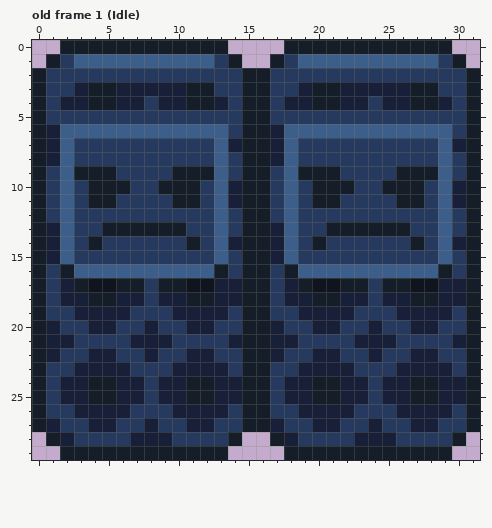
Pixel-art file, stored at Assets/Visual/ASE Sprites/card-blockers.ase. Above: the version before the commit.
32x30 pixels, 15 frames. Shown: old frame 1 (Idle). The commit also changed other frames, which this record leaves out.
And afterwards:
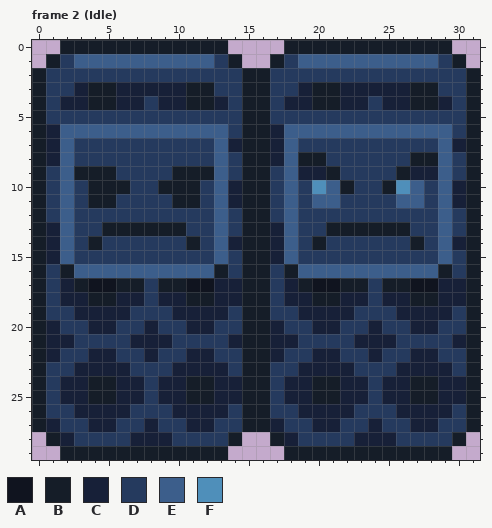
Palette (. is transparent): A #10141f  B #151d28  C #172038  D #253a5e  E #3c5e8b  F #4f8fba
A new or re-ordered frame is compared with the old frame closest to it.
Difference:
frames 15 -> 17
--- frame 2 (Idle) is new; against old frame 1 (Idle)
@@ x 17..30 @@
  7 CEDDDDDDDDDDEC
- 8 CEDDDDDDDDDDED
- 9 DEBBBDDDDBBBED
-10 DEDBBBDDBBBDEC
-11 DEDBBDDDDBBDEC
+ 8 CEBBDDDDDDBBED
+ 9 DECCBDDDDBCCED
+10 DEDFEBDDBFEDEC
+11 DEDEEDDDDEEDEC
 12 DEDDDDDDDDDDED
Changed places in both pictures, as pixel boxes (x1, y1, x2, y2):
changed: (298, 152, 438, 208)
